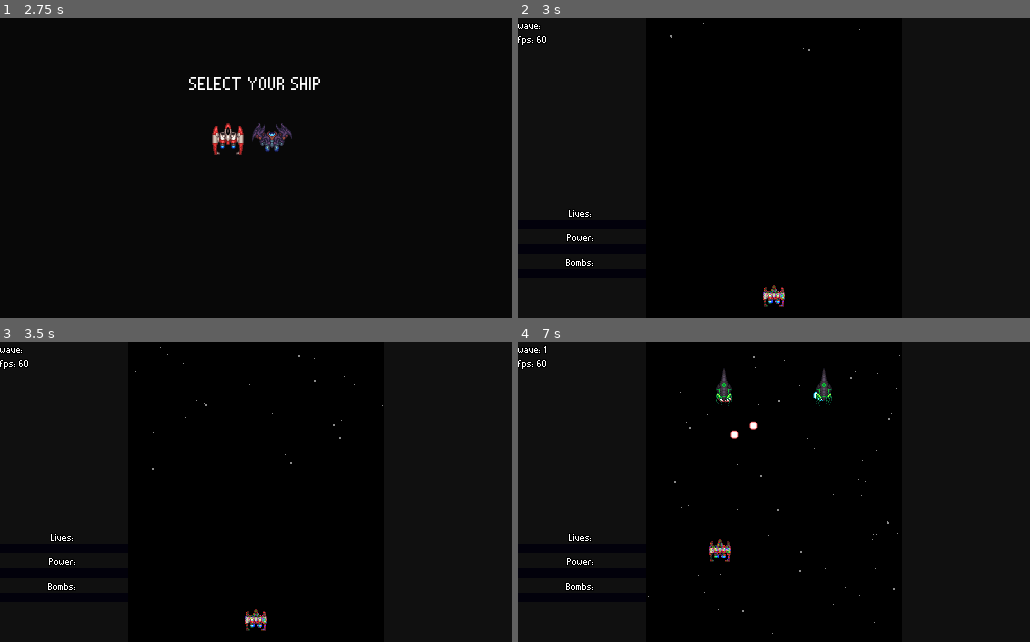
Above: before the commit, frames 1-4 (two rows, left to right).
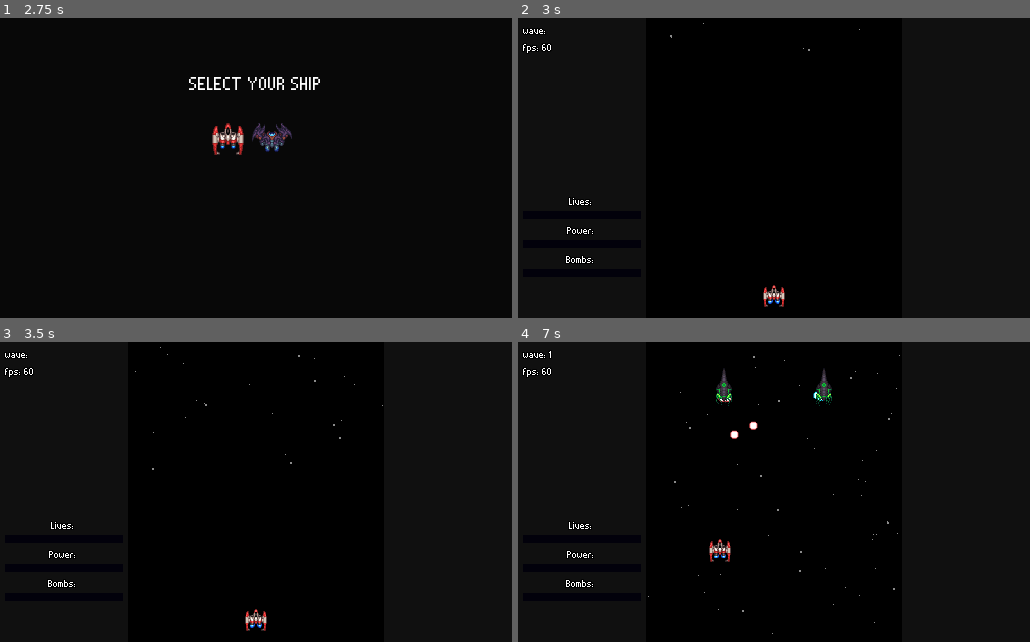
Above: after the commit, the same moments.

Repository: rockrick1/galaxy-stride
Game: Godot game, scene res://menus/main_menu.tscn
The game is run twice, just before and just after one commit, with the same random seed, the same clock (stepped at 60 frames per second) and the same inputs.
Inputs (mouse positions are in pixels of both pictures, inside the frame that each line leads up to):
- Up to frame 1 (2.75 s): click "New Game" at 0.5 s; click "New Game" at 1.25 s; move the mouse to (368, 153) at 2.02 s; hold Right (ui_right) from 2.03 s (still down)
- Up to frame 2 (3 s): release Right (ui_right) at 2.75 s; click (748, 138) at 2.75 s
- Up to frame 3 (3.5 s): no input
- Up to frame 4 (7 s): move the mouse to (671, 507) at 3.52 s; hold Down (ui_down) 3.53-4.28 s; tap Enter at 4.25 s; move the mouse to (825, 426) at 4.27 s; hold Right (ui_right) 4.28-5.03 s; move the mouse to (748, 552) at 5.02 s; hold Up (ui_up) 5.03-5.78 s; move the mouse to (927, 537) at 5.77 s; hold Left (ui_left) from 5.78 s (still down); move the mouse to (620, 447) at 6.52 s

Frame 1 is identical in both runs. In frame 2, 0.5% of the frame differs, in the area x 0-53%, y 2-97%; in frame 3, 0.5%; in frame 4, 0.6%, in the area x 0-60%, y 1-83%.

Commit message:
new drop asset, spawn animation and wip blinking

Diff:
--- a/characters/character.tscn
+++ b/characters/character.tscn
@@ -116,20 +116,20 @@
 region = Rect2( 96, 0, 32, 32 )
 
 [sub_resource type="AtlasTexture" id=22]
+atlas = ExtResource( 7 )
+region = Rect2( 0, 0, 48, 32 )
+
+[sub_resource type="AtlasTexture" id=23]
+atlas = ExtResource( 7 )
+region = Rect2( 48, 0, 48, 32 )
+
+[sub_resource type="AtlasTexture" id=24]
 atlas = ExtResource( 6 )
 region = Rect2( 0, 0, 32, 32 )
 
-[sub_resource type="AtlasTexture" id=23]
+[sub_resource type="AtlasTexture" id=25]
 atlas = ExtResource( 6 )
 region = Rect2( 32, 0, 32, 32 )
-
-[sub_resource type="AtlasTexture" id=24]
-atlas = ExtResource( 7 )
-region = Rect2( 0, 0, 48, 32 )
-
-[sub_resource type="AtlasTexture" id=25]
-atlas = ExtResource( 7 )
-region = Rect2( 48, 0, 48, 32 )
 
 [sub_resource type="SpriteFrames" id=26]
 animations = [ {
@@ -140,12 +140,12 @@
 }, {
 "frames": [ SubResource( 22 ), SubResource( 23 ) ],
 "loop": true,
-"name": "cruiser2",
+"name": "biomech1",
 "speed": 20.0
 }, {
 "frames": [ SubResource( 24 ), SubResource( 25 ) ],
 "loop": true,
-"name": "biomech1",
+"name": "cruiser2",
 "speed": 20.0
 } ]
 
@@ -242,6 +242,7 @@
 radius = 1.41729
 
 [sub_resource type="Animation" id=32]
+length = 0.3
 tracks/0/type = "value"
 tracks/0/path = NodePath("Sprite:modulate")
 tracks/0/interp = 1
@@ -254,8 +255,21 @@
 "update": 0,
 "values": [ Color( 1, 1, 1, 1 ), Color( 1, 1, 1, 0 ) ]
 }
+tracks/1/type = "value"
+tracks/1/path = NodePath("../Sprite:self_modulate")
+tracks/1/interp = 1
+tracks/1/loop_wrap = true
+tracks/1/imported = false
+tracks/1/enabled = true
+tracks/1/keys = {
+"times": PoolRealArray( 0, 0.3 ),
+"transitions": PoolRealArray( 1, 1 ),
+"update": 0,
+"values": [ Color( 1, 1, 1, 0.41 ), Color( 1, 1, 1, 1 ) ]
+}
 
 [sub_resource type="Animation" id=33]
+length = 0.3
 tracks/0/type = "value"
 tracks/0/path = NodePath("Sprite:modulate")
 tracks/0/interp = 1
@@ -267,6 +281,18 @@
 "transitions": PoolRealArray( 1, 1 ),
 "update": 0,
 "values": [ Color( 1, 1, 1, 0 ), Color( 1, 1, 1, 1 ) ]
+}
+tracks/1/type = "value"
+tracks/1/path = NodePath("../Sprite:self_modulate")
+tracks/1/interp = 1
+tracks/1/loop_wrap = true
+tracks/1/imported = false
+tracks/1/enabled = true
+tracks/1/keys = {
+"times": PoolRealArray( 0, 0.3 ),
+"transitions": PoolRealArray( 1, 1 ),
+"update": 0,
+"values": [ Color( 1, 1, 1, 1 ), Color( 1, 1, 1, 0.411765 ) ]
 }
 
 [sub_resource type="Animation" id=34]
@@ -381,7 +407,6 @@
 frame = 1
 
 [node name="Sprite" type="AnimatedSprite" parent="."]
-visible = false
 use_parent_material = true
 scale = Vector2( 0.690292, 0.690292 )
 frames = SubResource( 26 )
@@ -404,8 +429,10 @@
 anims/Shooting = SubResource( 29 )
 
 [node name="BombEffect" type="Sprite" parent="."]
-use_parent_material = true
-scale = Vector2( 0.001, 0.001 )
+visible = false
+self_modulate = Color( 1, 1, 1, 0 )
+use_parent_material = true
+scale = Vector2( 3.5, 3.5 )
 texture = ExtResource( 5 )
 
 [node name="AnimationPlayer" type="AnimationPlayer" parent="BombEffect"]
--- a/characters/enemies/enemy.gd
+++ b/characters/enemies/enemy.gd
@@ -7,6 +7,8 @@
 export (String) var TYPE
 export (float) var DISTANCE
 export (float) var BOMB_DMG = 20
+
+export (float) var blink_intensity = 0
 
 export (float) var amount_to_move
 export (float) var where_to_move
@@ -26,6 +28,7 @@
 var pos_h_override
 var spawned_drops = 0
 var exit_time = -1
+var blink_mat : Material
 
 var invincible = false
 var is_dead = false
@@ -38,7 +41,12 @@
 	character.connect("bomb", self, "on_bomb")
 	if has_node("ColorRect"):
 		$ColorRect.set_frame_color(Color(randf(), randf(), randf()))
+	blink_mat = $AnimatedSprite.get_material()
 	start()
+
+
+func _process(_delta):
+	blink_mat.set_shader_param("intensity", blink_intensity)
 
 
 func start():
--- a/characters/enemies/simple_enemy.tscn
+++ b/characters/enemies/simple_enemy.tscn
@@ -84,5 +84,6 @@
 [node name="ExitTimer" type="Timer" parent="."]
 wait_time = 50.0
 one_shot = true
+
 [connection signal="tween_all_completed" from="Move" to="." method="_on_StartMove_tween_all_completed"]
 [connection signal="timeout" from="ExitTimer" to="." method="_on_ExitTimer_timeout"]
--- a/characters/enemies/test_enemy.tscn
+++ b/characters/enemies/test_enemy.tscn
@@ -85,5 +85,6 @@
 wait_time = 20.0
 one_shot = true
 autostart = true
+
 [connection signal="tween_all_completed" from="Move" to="." method="_on_StartMove_tween_all_completed"]
 [connection signal="timeout" from="ExitTimer" to="." method="_on_ExitTimer_timeout"]
--- a/characters/enemies/void1.tscn
+++ b/characters/enemies/void1.tscn
@@ -1,7 +1,8 @@
-[gd_scene load_steps=6 format=2]
+[gd_scene load_steps=7 format=2]
 
 [ext_resource path="res://characters/enemies/enemy.gd" type="Script" id=1]
 [ext_resource path="res://assets/sprites/void_sprite_frames.tres" type="SpriteFrames" id=2]
+[ext_resource path="res://shaders/damage_blink.tres" type="Material" id=3]
 
 [sub_resource type="RectangleShape2D" id=1]
 extents = Vector2( 10.6752, 20.8909 )
@@ -10,7 +11,7 @@
 length = 0.1
 step = 0.05
 tracks/0/type = "value"
-tracks/0/path = NodePath("AnimatedSprite:modulate")
+tracks/0/path = NodePath(".:blink_intensity")
 tracks/0/interp = 1
 tracks/0/loop_wrap = true
 tracks/0/imported = false
@@ -19,7 +20,7 @@
 "times": PoolRealArray( 0, 0.1 ),
 "transitions": PoolRealArray( 1, 1 ),
 "update": 0,
-"values": [ Color( 9.83, 4.07, 21.97, 1 ), Color( 1, 1, 1, 1 ) ]
+"values": [ 1.0, 0.0 ]
 }
 
 [sub_resource type="ParticlesMaterial" id=3]
@@ -53,6 +54,7 @@
 modulate = Color( 1, 84.89, 1, 1 )
 
 [node name="AnimatedSprite" type="AnimatedSprite" parent="."]
+material = ExtResource( 3 )
 frames = ExtResource( 2 )
 animation = "void1"
 frame = 1
@@ -80,5 +82,6 @@
 wait_time = 20.0
 one_shot = true
 autostart = true
+
 [connection signal="tween_all_completed" from="Move" to="." method="_on_Move_tween_all_completed"]
 [connection signal="timeout" from="ExitTimer" to="." method="_on_ExitTimer_timeout"]
--- a/drops/base_drop.gd
+++ b/drops/base_drop.gd
@@ -5,18 +5,40 @@
 
 var character
 var follow = false
+var spawn_offset : Vector2 = Vector2(0,0)
+var spawning : bool = true
+
+var color_mat
+
+export (Color) var color_state = Color(0,0,0,0)
 
 
 func _ready():
 	character = MainNodes.get_character()
+	color_mat = $Sprite.get_material()
+
+	var tweenX = $SpawnMoveX
+	var tweenY = $SpawnMoveY
+	print("oieoieoeieoie ", spawn_offset)
+	tweenX.interpolate_property(self, "position:x",
+		position.x, position.x + spawn_offset.x, .15,
+		Tween.TRANS_LINEAR, Tween.EASE_IN_OUT)
+	tweenX.interpolate_property(self, "position:y",
+		position.y, position.y + spawn_offset.y, .15,
+		Tween.TRANS_LINEAR, Tween.EASE_IN_OUT)
+	tweenX.start()
+	tweenY.start()
 
 
 func _process(delta):
+	if spawning:
+		return
 	if follow:
 		dir = -(get_global_position() - character.get_global_position()).normalized() * 170
 	self.position += dir*delta
 	if character.is_in_auto_zone:
 		follow = true
+	color_mat.set_shader_param("color_offset", color_state)
 
 
 func die():
@@ -36,3 +58,12 @@
 			die()
 		# If it's the bigger area entering the character, only follows
 		follow = true
+
+
+func _on_SpawnMoveX_tween_all_completed():
+	spawning = false
+	print("cabou")
+
+
+func _on_SpawnMoveX_tween_completed(object, key):
+	print(object,key)
--- a/drops/drop1.tscn
+++ b/drops/drop1.tscn
@@ -1,26 +1,76 @@
-[gd_scene load_steps=5 format=2]
+[gd_scene load_steps=8 format=2]
 
-[ext_resource path="res://assets/sprites/drop1.png" type="Texture" id=1]
+[ext_resource path="res://assets/sprites/drop2.png" type="Texture" id=1]
 [ext_resource path="res://drops/base_drop.gd" type="Script" id=2]
 
 [sub_resource type="CircleShape2D" id=1]
 radius = 29.6009
 
-[sub_resource type="CircleShape2D" id=2]
+[sub_resource type="Shader" id=2]
+code = "shader_type canvas_item;
+uniform bool apply = true;
+uniform vec4 color_offset;
+
+void fragment() {
+	vec4 texture_color = texture(TEXTURE, UV);
+	vec4 color = texture_color;
+
+	if (apply == true) {
+		color += color_offset * texture_color.a
+	}
+	COLOR = color;
+}"
+
+[sub_resource type="ShaderMaterial" id=3]
+shader = SubResource( 2 )
+shader_param/apply = false
+shader_param/color_offset = null
+
+[sub_resource type="CircleShape2D" id=4]
 radius = 3.56186
+
+[sub_resource type="Animation" id=5]
+length = 0.6
+loop = true
+tracks/0/type = "value"
+tracks/0/path = NodePath("Sprite:modulate")
+tracks/0/interp = 1
+tracks/0/loop_wrap = true
+tracks/0/imported = false
+tracks/0/enabled = true
+tracks/0/keys = {
+"times": PoolRealArray( 0, 0.3, 0.6 ),
+"transitions": PoolRealArray( 1, 1, 1 ),
+"update": 0,
+"values": [ Color( 1, 1, 1, 1 ), Color( 1.4, 1.4, 1.4, 1 ), Color( 1, 1, 1, 1 ) ]
+}
 
 [node name="Drop" type="Area2D"]
 linear_damp = 0.0
 collision_layer = 32
 collision_mask = 17
 script = ExtResource( 2 )
+color_state = Color( 0.2, 0, 0, 1 )
 
 [node name="PlayerFollow" type="CollisionShape2D" parent="."]
+visible = false
 shape = SubResource( 1 )
 
 [node name="Sprite" type="Sprite" parent="."]
+material = SubResource( 3 )
 texture = ExtResource( 1 )
 
 [node name="Despawn" type="CollisionShape2D" parent="."]
-shape = SubResource( 2 )
+shape = SubResource( 4 )
+
+[node name="Glow" type="AnimationPlayer" parent="."]
+autoplay = "glow"
+anims/glow = SubResource( 5 )
+
+[node name="SpawnMoveX" type="Tween" parent="."]
+
+[node name="SpawnMoveY" type="Tween" parent="."]
+
 [connection signal="body_shape_entered" from="." to="." method="_on_Drop_body_shape_entered"]
+[connection signal="tween_all_completed" from="SpawnMoveX" to="." method="_on_SpawnMoveX_tween_all_completed"]
+[connection signal="tween_completed" from="SpawnMoveX" to="." method="_on_SpawnMoveX_tween_completed"]
--- a/drops/drop_spawner.gd
+++ b/drops/drop_spawner.gd
@@ -12,7 +12,8 @@
 	if spawned_drops < num_drops:
 		instance = drop1.instance()
 		var offset = Vector2(randf() - .5,randf() - .8).normalized() * 20
-		instance.global_position = self.get_global_position() + offset
+		instance.spawn_offset = offset
+		instance.global_position = self.get_global_position()
 		stage.add_child(instance)
 		spawned_drops += 1
 	else:
--- a/drops/drop_spawner.tscn
+++ b/drops/drop_spawner.tscn
@@ -8,4 +8,5 @@
 [node name="Timer" type="Timer" parent="."]
 wait_time = 0.05
 autostart = true
+
 [connection signal="timeout" from="Timer" to="." method="_on_Timer_timeout"]
--- a/gui/stats_displayer.gd
+++ b/gui/stats_displayer.gd
@@ -1,49 +1,49 @@
-extends VBoxContainer
+extends MarginContainer
 
 
 func update_bullets(n_bullets):
-	$a.set_text("bullets on screen: "+str(n_bullets))
+	$Stats/a.set_text("bullets on screen: "+str(n_bullets))
 
 
 func update_wave(wave):
-	$b.set_text("wave: "+str(wave))
+	$Stats/b.set_text("wave: "+str(wave))
 
 
 func _process(delta):
-	$c.set_text("fps: "+str(Engine.get_frames_per_second()))
+	$Stats/c.set_text("fps: "+str(Engine.get_frames_per_second()))
 
 
 func update_lives(lives):
-	$d2.set_text("lives: "+str(lives))
+	$Stats/d2.set_text("lives: "+str(lives))
 
 
 func update_diff(acc_diff, overall_diff):
-	$e.set_text("acc diff: "+str(acc_diff))
-	$f.set_text("overall diff: "+str(floor(overall_diff)))
+	$Stats/e.set_text("acc diff: "+str(acc_diff))
+	$Stats/f.set_text("overall diff: "+str(floor(overall_diff)))
 
 
 func update_hit_free_time(time):
-	$d.set_text("time without hits: "+str(time))
+	$Stats/d.set_text("time without hits: "+str(time))
 
 
 func update_power(power):
-	$g.set_text("power: "+str(power))
+	$Stats/g.set_text("power: "+str(power))
 
 
 func set_debug_1(msg):
-	$h.set_text(str(msg))
+	$Stats/h.set_text(str(msg))
 
 
 func update_bars(character):
-	$LivesBar.set_max(character.LIFE_CHARGE_MAX)
-	$PowerBar.set_max(character.POWER_MAX)
-	$BombsBar.set_max(character.BOMB_CHARGE_MAX)
+	$Stats/LivesBar.set_max(character.LIFE_CHARGE_MAX)
+	$Stats/PowerBar.set_max(character.POWER_MAX)
+	$Stats/BombsBar.set_max(character.BOMB_CHARGE_MAX)
 
-	$LivesBar.value = character.LIFE_CHARGE
-	$LivesLabel.set_text('Lives: '+str(character.LIVES))
+	$Stats/LivesBar.value = character.LIFE_CHARGE
+	$Stats/LivesLabel.set_text('Lives: '+str(character.LIVES))
 
-	$PowerBar.value = character.POWER
-	$PowerLabel.set_text('Power: '+str(character.shot_lv))
+	$Stats/PowerBar.value = character.POWER
+	$Stats/PowerLabel.set_text('Power: '+str(character.shot_lv))
 
-	$BombsBar.value = character.BOMB_CHARGE
-	$BombsLabel.set_text('Bombs: '+str(character.BOMBS))
+	$Stats/BombsBar.value = character.BOMB_CHARGE
+	$Stats/BombsLabel.set_text('Bombs: '+str(character.BOMBS))
--- a/gui/stats_displayer.tscn
+++ b/gui/stats_displayer.tscn
@@ -25,111 +25,120 @@
 [sub_resource type="StyleBoxFlat" id=6]
 bg_color = Color( 0.47451, 0.0509804, 0.941176, 1 )
 
-[node name="Stats" type="VBoxContainer"]
+[node name="Stats" type="MarginContainer"]
 margin_right = 128.0
 margin_bottom = 300.0
-custom_constants/separation = 1
+custom_constants/margin_right = 5
+custom_constants/margin_top = 5
+custom_constants/margin_left = 5
+custom_constants/margin_bottom = 5
 script = ExtResource( 1 )
 __meta__ = {
-"_edit_lock_": true,
-"_edit_use_anchors_": false
-}
-
-[node name="a" type="Label" parent="."]
-visible = false
-margin_right = 128.0
+"_edit_lock_": true
+}
+
+[node name="Stats" type="VBoxContainer" parent="."]
+margin_left = 5.0
+margin_top = 5.0
+margin_right = 123.0
+margin_bottom = 295.0
+
+[node name="a" type="Label" parent="Stats"]
+visible = false
+margin_top = 143.0
+margin_right = 128.0
+margin_bottom = 156.0
+custom_fonts/font = SubResource( 1 )
+text = "bullets on screen: "
+__meta__ = {
+"_edit_use_anchors_": false
+}
+
+[node name="b" type="Label" parent="Stats"]
+margin_right = 118.0
 margin_bottom = 13.0
 custom_fonts/font = SubResource( 1 )
-text = "bullets on screen: "
-__meta__ = {
-"_edit_use_anchors_": false
-}
-
-[node name="b" type="Label" parent="."]
-margin_right = 128.0
-margin_bottom = 13.0
-custom_fonts/font = SubResource( 1 )
 text = "wave: "
 __meta__ = {
 "_edit_use_anchors_": false
 }
 
-[node name="c" type="Label" parent="."]
-margin_top = 14.0
-margin_right = 128.0
-margin_bottom = 27.0
+[node name="c" type="Label" parent="Stats"]
+margin_top = 17.0
+margin_right = 118.0
+margin_bottom = 30.0
 custom_fonts/font = SubResource( 1 )
 text = "fps: "
 __meta__ = {
 "_edit_use_anchors_": false
 }
 
-[node name="d" type="Label" parent="."]
-visible = false
-margin_top = 42.0
-margin_right = 128.0
-margin_bottom = 55.0
+[node name="d" type="Label" parent="Stats"]
+visible = false
+margin_top = 143.0
+margin_right = 128.0
+margin_bottom = 156.0
 custom_fonts/font = SubResource( 1 )
 text = "time without hits: "
 __meta__ = {
 "_edit_use_anchors_": false
 }
 
-[node name="e" type="Label" parent="."]
-visible = false
-margin_top = 56.0
-margin_right = 128.0
-margin_bottom = 69.0
+[node name="e" type="Label" parent="Stats"]
+visible = false
+margin_top = 143.0
+margin_right = 128.0
+margin_bottom = 156.0
 custom_fonts/font = SubResource( 2 )
 text = "acc diff: "
 __meta__ = {
 "_edit_use_anchors_": false
 }
 
-[node name="f" type="Label" parent="."]
-visible = false
-margin_top = 70.0
-margin_right = 128.0
-margin_bottom = 83.0
+[node name="f" type="Label" parent="Stats"]
+visible = false
+margin_top = 143.0
+margin_right = 128.0
+margin_bottom = 156.0
 custom_fonts/font = SubResource( 2 )
 text = "overall diff: "
 __meta__ = {
 "_edit_use_anchors_": false
 }
 
-[node name="g" type="Label" parent="."]
-visible = false
-margin_top = 84.0
-margin_right = 128.0
-margin_bottom = 97.0
+[node name="g" type="Label" parent="Stats"]
+visible = false
+margin_top = 143.0
+margin_right = 128.0
+margin_bottom = 156.0
 custom_fonts/font = SubResource( 2 )
 text = "power: "
 __meta__ = {
 "_edit_use_anchors_": false
 }
 
-[node name="h" type="Label" parent="."]
-visible = false
-margin_top = 98.0
-margin_right = 128.0
-margin_bottom = 111.0
+[node name="h" type="Label" parent="Stats"]
+visible = false
+margin_top = 143.0
+margin_right = 128.0
+margin_bottom = 156.0
 custom_fonts/font = SubResource( 2 )
 text = "debug1"
 __meta__ = {
 "_edit_use_anchors_": false
 }
 
-[node name="HSeparator" type="HSeparator" parent="."]
+[node name="HSeparator" type="HSeparator" parent="Stats"]
 modulate = Color( 1, 1, 1, 0 )
-margin_top = 28.0
-margin_right = 128.0
-margin_bottom = 187.0
-size_flags_vertical = 3
-
-[node name="LivesLabel" type="Label" parent="."]
-margin_top = 188.0
-margin_right = 128.0
-margin_bottom = 201.0
+margin_top = 34.0
+margin_right = 118.0
+margin_bottom = 167.0
+size_flags_vertical = 3
+
+[node name="LivesLabel" type="Label" parent="Stats"]
+margin_top = 171.0
+margin_right = 118.0
+margin_bottom = 184.0
 custom_fonts/font = SubResource( 1 )
 text = "Lives: "
 align = 1
@@ -137,20 +146,20 @@
 "_edit_use_anchors_": false
 }
 
-[node name="LivesBar" type="ProgressBar" parent="."]
-margin_top = 202.0
-margin_right = 128.0
-margin_bottom = 211.0
+[node name="LivesBar" type="ProgressBar" parent="Stats"]
+margin_top = 188.0
+margin_right = 118.0
+margin_bottom = 196.0
 size_flags_vertical = 3
 size_flags_stretch_ratio = 0.06
 custom_styles/fg = SubResource( 3 )
 custom_styles/bg = SubResource( 4 )
 percent_visible = false
 
-[node name="PowerLabel" type="Label" parent="."]
-margin_top = 212.0
-margin_right = 128.0
-margin_bottom = 225.0
+[node name="PowerLabel" type="Label" parent="Stats"]
+margin_top = 200.0
+margin_right = 118.0
+margin_bottom = 213.0
 custom_fonts/font = SubResource( 1 )
 text = "Power: "
 align = 1
@@ -158,20 +167,20 @@
 "_edit_use_anchors_": false
 }
 
-[node name="PowerBar" type="ProgressBar" parent="."]
-margin_top = 226.0
-margin_right = 128.0
-margin_bottom = 236.0
+[node name="PowerBar" type="ProgressBar" parent="Stats"]
+margin_top = 217.0
+margin_right = 118.0
+margin_bottom = 225.0
 size_flags_vertical = 3
 size_flags_stretch_ratio = 0.06
 custom_styles/fg = SubResource( 5 )
 custom_styles/bg = SubResource( 4 )
 percent_visible = false
 
-[node name="BombsLabel" type="Label" parent="."]
-margin_top = 237.0
-margin_right = 128.0
-margin_bottom = 250.0
+[node name="BombsLabel" type="Label" parent="Stats"]
+margin_top = 229.0
+margin_right = 118.0
+margin_bottom = 242.0
 custom_fonts/font = SubResource( 1 )
 text = "Bombs: "
 align = 1
@@ -179,20 +188,20 @@
 "_edit_use_anchors_": false
 }
 
-[node name="BombsBar" type="ProgressBar" parent="."]
-margin_top = 251.0
-margin_right = 128.0
-margin_bottom = 260.0
+[node name="BombsBar" type="ProgressBar" parent="Stats"]
+margin_top = 246.0
+margin_right = 118.0
+margin_bottom = 254.0
 size_flags_vertical = 3
 size_flags_stretch_ratio = 0.06
 custom_styles/fg = SubResource( 6 )
 custom_styles/bg = SubResource( 4 )
 percent_visible = false
 
-[node name="HSeparator2" type="HSeparator" parent="."]
+[node name="HSeparator2" type="HSeparator" parent="Stats"]
 modulate = Color( 1, 1, 1, 0 )
-margin_top = 261.0
-margin_right = 128.0
-margin_bottom = 300.0
+margin_top = 258.0
+margin_right = 118.0
+margin_bottom = 290.0
 size_flags_vertical = 3
 size_flags_stretch_ratio = 0.24
--- a/projectiles/base_shot.gd
+++ b/projectiles/base_shot.gd
@@ -1,11 +1,6 @@
 extends Node2D
 
 var mod_set = false
-
-func _process(_delta):
-	if $Sprite != null and not mod_set:
-		$Sprite.set_modulate(Color(1.3,1.3,1.3,1))
-		mod_set = true
 
 
 func set_vars(pos, shooter, dir):
--- a/projectiles/enemy/proj1.tscn
+++ b/projectiles/enemy/proj1.tscn
@@ -7,6 +7,7 @@
 extents = Vector2( 4.00135, 2.01585 )
 
 [node name="Projectile" type="Area2D"]
+modulate = Color( 1.075, 1.075, 1.075, 1 )
 collision_layer = 8
 collision_mask = 17
 script = ExtResource( 2 )
@@ -15,6 +16,7 @@
 set_dir = true
 
 [node name="Sprite" type="Sprite" parent="."]
+modulate = Color( 1.075, 1.075, 1.075, 1 )
 texture = ExtResource( 1 )
 
 [node name="CollisionShape2D" type="CollisionShape2D" parent="."]
--- a/projectiles/enemy/proj2.1.tscn
+++ b/projectiles/enemy/proj2.1.tscn
@@ -13,7 +13,7 @@
 set_dir = true
 
 [node name="Sprite" type="Sprite" parent="."]
-modulate = Color( 1, 1, 1.3, 1 )
+modulate = Color( 1.075, 1.075, 1.075, 1 )
 texture = ExtResource( 1 )
 
 [node name="Collision" type="CollisionPolygon2D" parent="."]
--- a/projectiles/enemy/proj_circ1.tscn
+++ b/projectiles/enemy/proj_circ1.tscn
@@ -3,13 +3,14 @@
 [ext_resource path="res://assets/sprites/M484BulletCollectionLarger.png" type="Texture" id=1]
 [ext_resource path="res://projectiles/base_projectile.gd" type="Script" id=2]
 
-[sub_resource type="AtlasTexture" id=3]
+[sub_resource type="AtlasTexture" id=1]
 atlas = ExtResource( 1 )
 region = Rect2( 501.951, 225.326, 26.1083, 24.8908 )
 
 [sub_resource type="CircleShape2D" id=2]
 
-[node name="Projectile" type="Area2D"]
+[node name="Projectile2" type="Area2D"]
+modulate = Color( 1.075, 1.075, 1.075, 1 )
 scale = Vector2( 0.5, 0.5 )
 collision_layer = 8
 collision_mask = 17
@@ -18,9 +19,10 @@
 damage = 250
 
 [node name="Sprite" type="Sprite" parent="."]
+modulate = Color( 1.075, 1.075, 1.075, 1 )
 position = Vector2( 0.929068, 0.260139 )
 scale = Vector2( 0.93118, 0.949459 )
-texture = SubResource( 3 )
+texture = SubResource( 1 )
 region_enabled = true
 region_rect = Rect2( 0, 0, 27, 25 )
 
@@ -35,6 +37,7 @@
 [node name="CharSearchRefresh" type="Timer" parent="."]
 wait_time = 0.075
 autostart = true
+
 [connection signal="body_entered" from="." to="." method="_on_Projectile_body_entered"]
 [connection signal="timeout" from="DeathTimer" to="." method="_on_DeathTimer_timeout"]
 [connection signal="timeout" from="CharSearchRefresh" to="." method="_on_CharSearchRefresh_timeout"]
--- a/projectiles/enemy/proj_circ1small.tscn
+++ b/projectiles/enemy/proj_circ1small.tscn
@@ -11,6 +11,7 @@
 radius = 7.09207
 
 [node name="Projectile" type="Area2D"]
+modulate = Color( 1.075, 1.075, 1.075, 1 )
 scale = Vector2( 0.5, 0.5 )
 collision_layer = 8
 collision_mask = 17
@@ -19,6 +20,7 @@
 damage = 250
 
 [node name="Sprite" type="Sprite" parent="."]
+modulate = Color( 1.075, 1.075, 1.075, 1 )
 position = Vector2( 4.8428, 3.62542 )
 scale = Vector2( 0.93118, 0.949459 )
 texture = SubResource( 1 )
--- a/projectiles/enemy/proj_circ2.tscn
+++ b/projectiles/enemy/proj_circ2.tscn
@@ -10,6 +10,7 @@
 [sub_resource type="CircleShape2D" id=2]
 
 [node name="Projectile" type="Area2D"]
+modulate = Color( 1.075, 1.075, 1.075, 1 )
 scale = Vector2( 0.5, 0.5 )
 collision_layer = 8
 collision_mask = 17
@@ -18,7 +19,8 @@
 damage = 250
 
 [node name="Sprite" type="Sprite" parent="."]
-position = Vector2( 1.54341, 1.12627 )
+modulate = Color( 1.075, 1.075, 1.075, 1 )
+position = Vector2( 1.0754341, 1.0752627 )
 scale = Vector2( 0.959831, 1.03003 )
 texture = SubResource( 1 )
 region_enabled = true
--- a/projectiles/enemy/proj_circ2small.tscn
+++ b/projectiles/enemy/proj_circ2small.tscn
@@ -11,6 +11,7 @@
 radius = 7.75311
 
 [node name="Projectile" type="Area2D"]
+modulate = Color( 1.075, 1.075, 1.075, 1 )
 scale = Vector2( 0.5, 0.5 )
 collision_layer = 8
 collision_mask = 17
@@ -19,6 +20,7 @@
 damage = 250
 
 [node name="Sprite" type="Sprite" parent="."]
+modulate = Color( 1.075, 1.075, 1.075, 1 )
 position = Vector2( 4.70457, 3.03277 )
 scale = Vector2( 0.93118, 0.949459 )
 texture = SubResource( 1 )
@@ -39,6 +41,7 @@
 [node name="CharSearchRefresh" type="Timer" parent="."]
 wait_time = 0.075
 autostart = true
+
 [connection signal="body_entered" from="." to="." method="_on_Projectile_body_entered"]
 [connection signal="timeout" from="DeathTimer" to="." method="_on_DeathTimer_timeout"]
 [connection signal="timeout" from="CharSearchRefresh" to="." method="_on_CharSearchRefresh_timeout"]
--- a/projectiles/enemy/proj_circ3.tscn
+++ b/projectiles/enemy/proj_circ3.tscn
@@ -10,6 +10,7 @@
 [sub_resource type="CircleShape2D" id=2]
 
 [node name="Projectile" type="Area2D"]
+modulate = Color( 1.075, 1.075, 1.075, 1 )
 scale = Vector2( 0.5, 0.5 )
 collision_layer = 8
 collision_mask = 17
@@ -18,6 +19,7 @@
 damage = 250
 
 [node name="Sprite" type="Sprite" parent="."]
+modulate = Color( 1.075, 1.075, 1.075, 1 )
 position = Vector2( 1.04284, 1.2097 )
 scale = Vector2( 0.922752, 0.969962 )
 texture = SubResource( 3 )
--- a/projectiles/enemy/proj_circ3small.tscn
+++ b/projectiles/enemy/proj_circ3small.tscn
@@ -11,6 +11,7 @@
 radius = 7.57971
 
 [node name="Projectile" type="Area2D"]
+modulate = Color( 1.075, 1.075, 1.075, 1 )
 scale = Vector2( 0.5, 0.5 )
 collision_layer = 8
 collision_mask = 17
@@ -19,6 +20,7 @@
 damage = 250
 
 [node name="Sprite" type="Sprite" parent="."]
+modulate = Color( 1.075, 1.075, 1.075, 1 )
 position = Vector2( 4.58658, 3.20974 )
 scale = Vector2( 0.93118, 0.949459 )
 texture = SubResource( 1 )
--- a/shaders/CA.tres
+++ b/shaders/CA.tres
@@ -24,6 +24,6 @@
 
 [resource]
 shader = SubResource( 1 )
-shader_param/apply = true
+shader_param/apply = false
 shader_param/amount = 5.0
 shader_param/offset_texture = ExtResource( 1 )
--- /dev/null
+++ b/shaders/damage_blink.tres
@@ -0,0 +1,19 @@
+[gd_resource type="ShaderMaterial" load_steps=2 format=2]
+
+[sub_resource type="Shader" id=1]
+resource_local_to_scene = true
+code = "shader_type canvas_item;
+uniform float intensity : hint_range(0,1) = 0.0;
+
+void fragment() {
+	vec4 color = texture(TEXTURE, UV);
+	float r = (color.r + intensity) * color.a;
+	float g = (color.g + intensity) * color.a;
+	float b = (color.b + intensity) * color.a;
+	color = vec4(r, g, b, color.a);
+	COLOR = color;
+}"
+
+[resource]
+shader = SubResource( 1 )
+shader_param/intensity = 0.0
--- a/shaders/glow_env.tres
+++ b/shaders/glow_env.tres
@@ -3,5 +3,6 @@
 [resource]
 background_mode = 4
 glow_enabled = true
+glow_strength = 0.9
 glow_blend_mode = 0
 glow_bicubic_upscale = true
Binary file added: assets/sprites/drop2.png
Not shown, added: assets/sprites/drop2.png.import
Not shown: 7 places in stages/test_stage.tscn that only renumber resources
